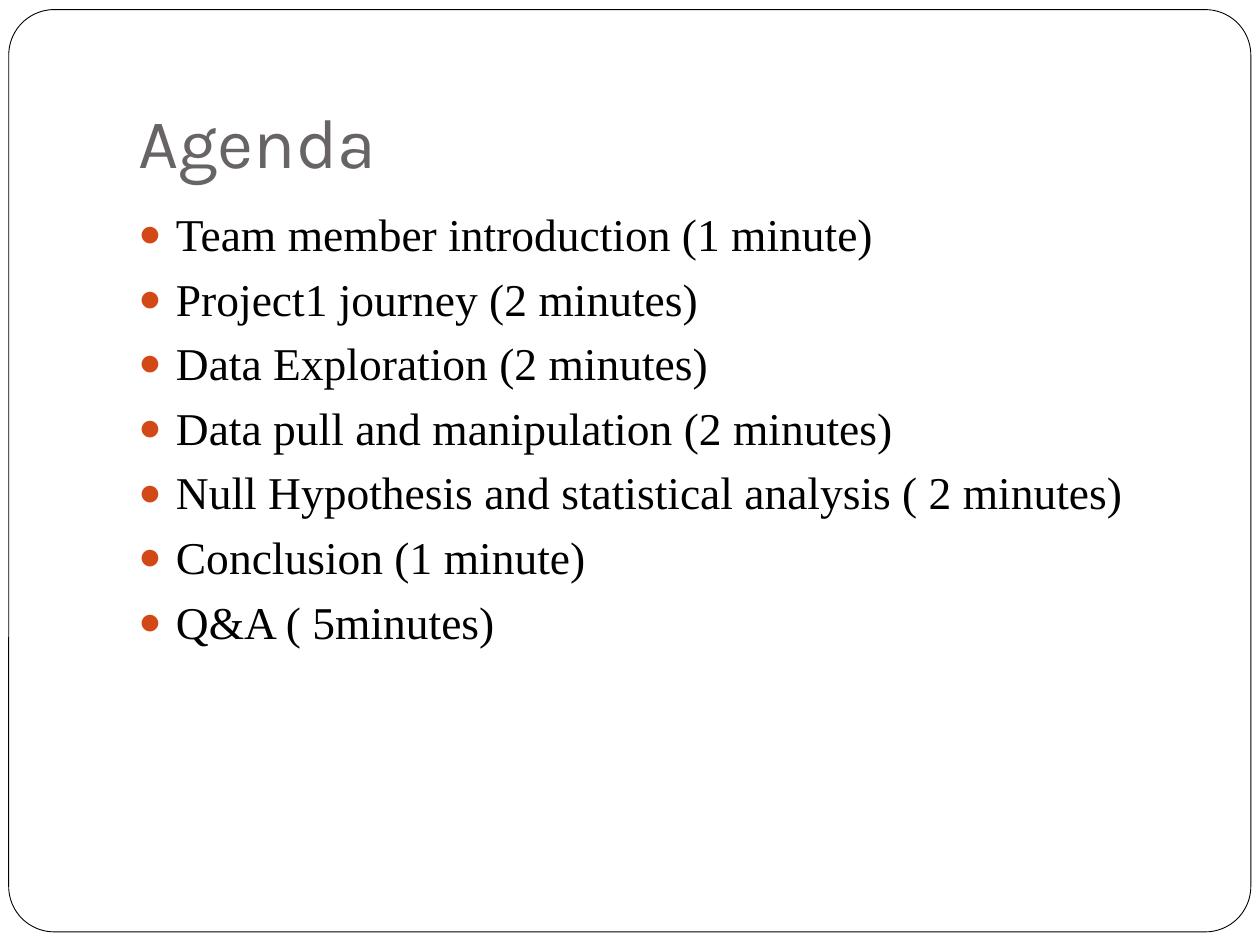
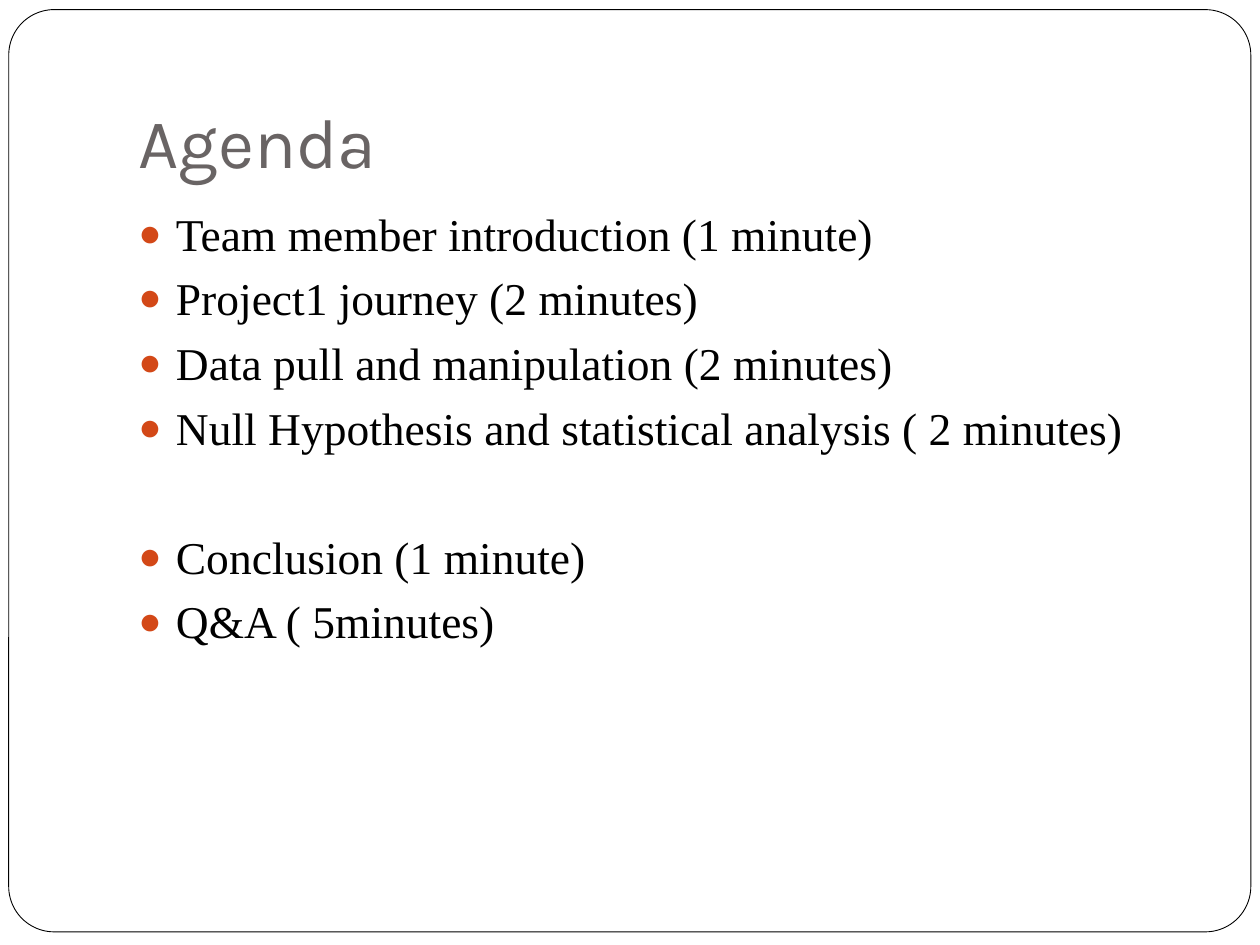
Before and after one commit to achin83/MayUulYanAnd, a slide deck: slide 2 of Project 1.ppt. Drawn at 1260x945 pixels with LibreOffice and Linux fonts; fonts in the diff are those of the drawing. Boxes give left, top, right and bottom in pixels: in the first picture for what was removed or moved away, otherwise in the second. Text is boxed around its words. In the diff, an @@ line names an element or a change of style, - is before the commit and + after.

```diff
--- a/Project 1.ppt
+++ b/Project 1.ppt
@@ text at box(176, 348, 708, 389): paragraph removed @@
-● Data Exploration (2 minutes)
```
Also in this commit, not shown: 2 other slides changed, 7 slides added, 1 slide removed, 2 other files.
